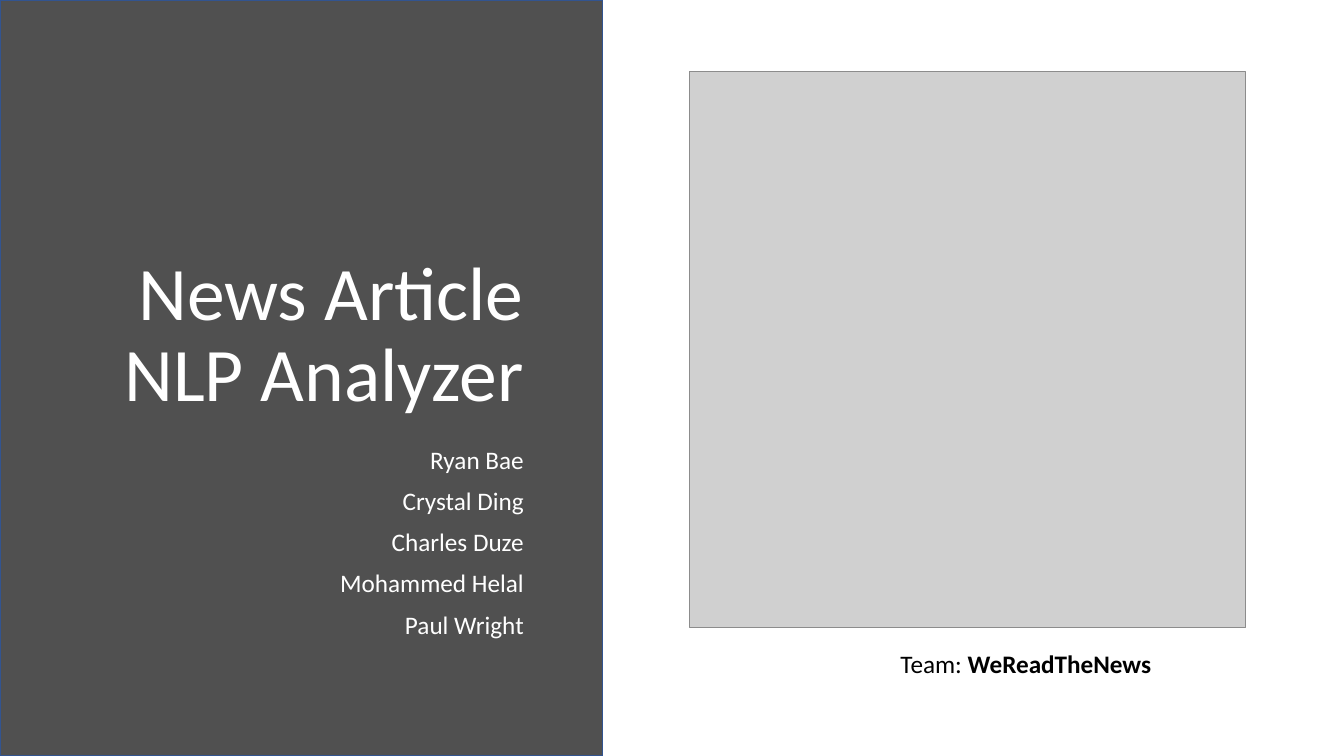
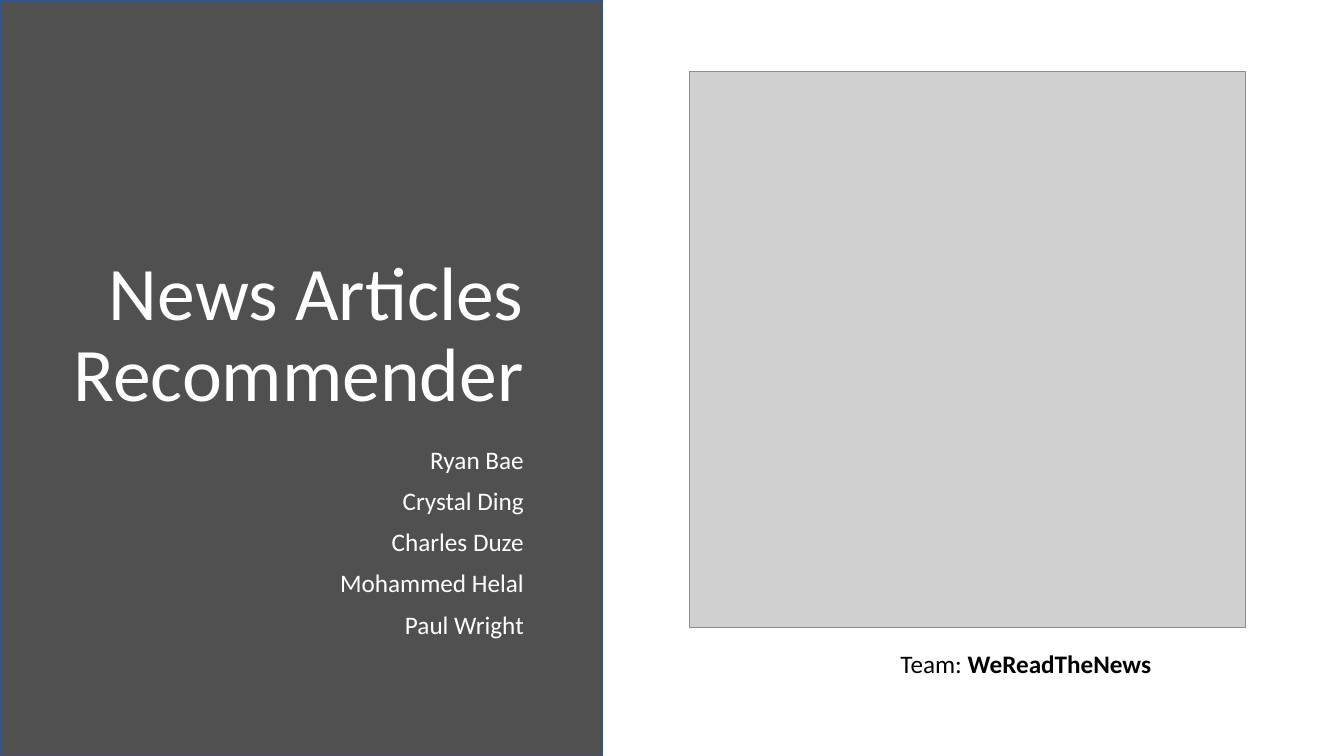
Before and after one commit to ryanbae89/news_analyzer, a slide deck: slide 1 of doc/Final_presentation_v1.pptx. Drawn at 1344x756 pixels with LibreOffice and Linux fonts; fonts in the diff are those of the drawing; grey boxes stand for pictures. Boxes give left, top, right and bottom in pixels: in the first picture for what was removed or moved away, otherwise in the second. Text is boxed around its words. In the diff, an @@ line names an element or a change of style, - is before the commit and + after.

```diff
--- a/doc/Final_presentation_v1.pptx
+++ b/doc/Final_presentation_v1.pptx
@@ title at (x1=73, y1=267, x2=523, y2=402): text changed @@
-News Article NLP Analyzer
+News Articles Recommender
```
Also in this commit, not shown: 3 other slides changed, 11 slides added, 3 slides removed, 6 other files.
